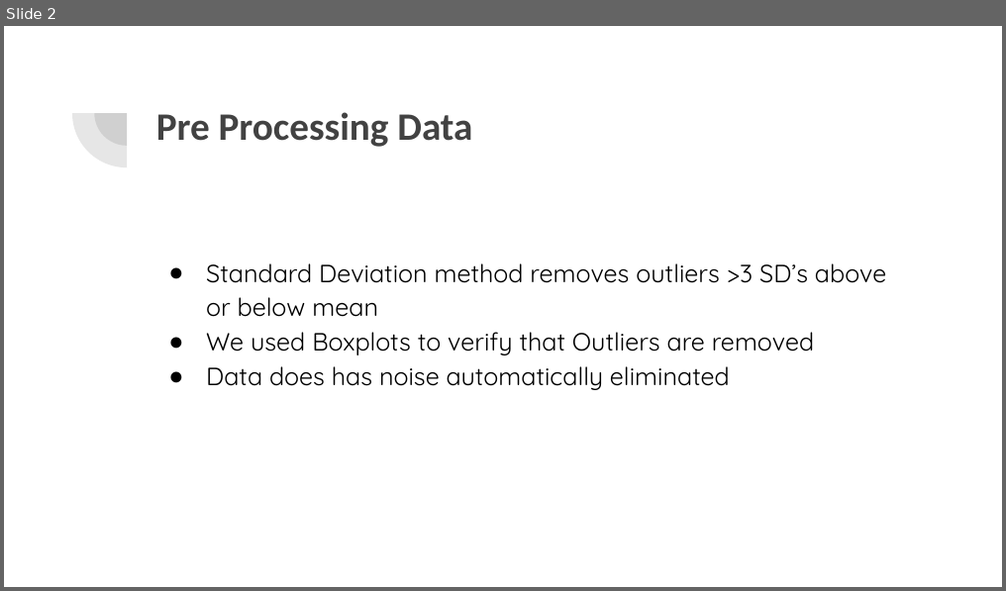
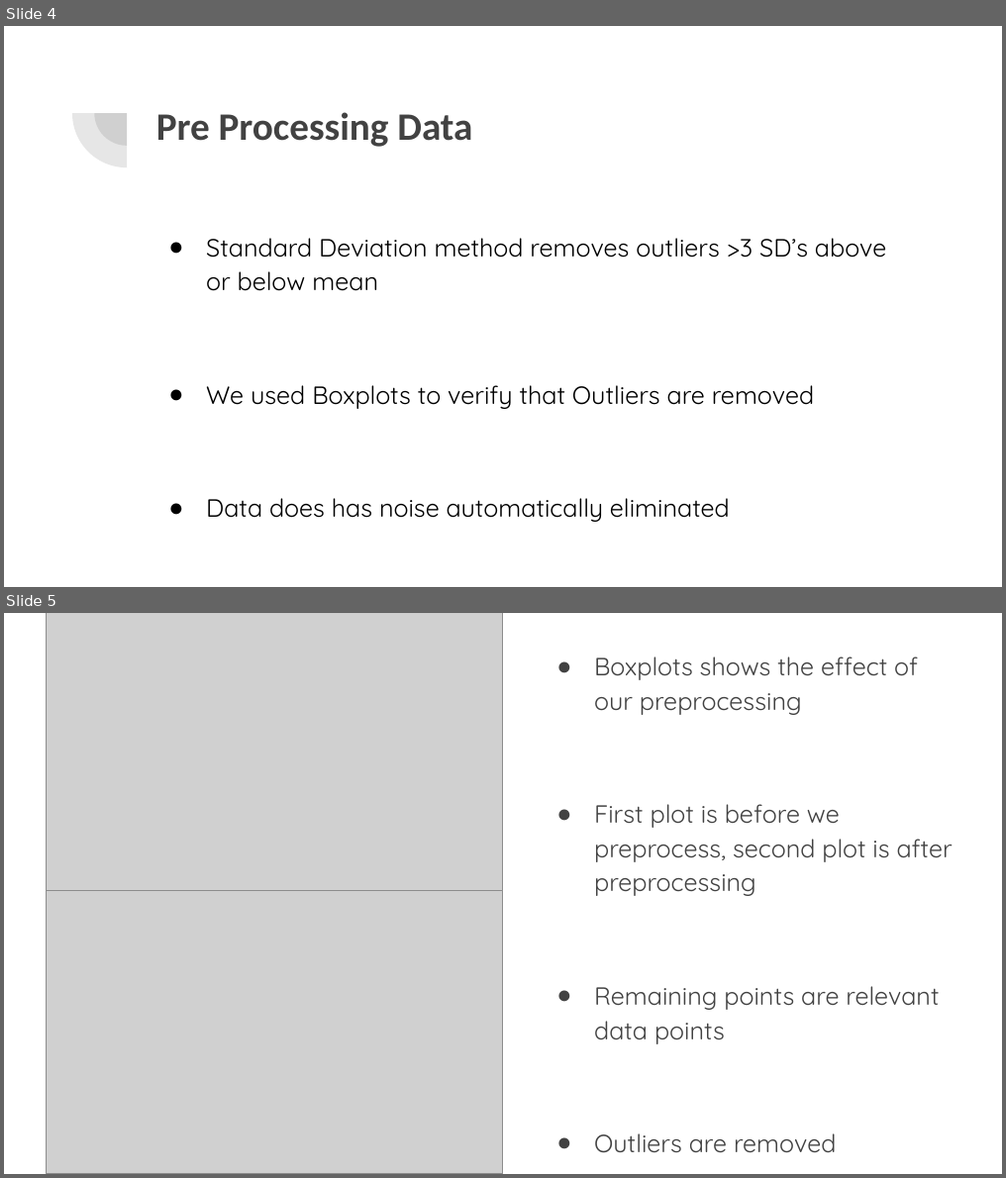
Before and after one commit to ewang24/dataMiningProject, a slide deck: Group Project_ Letter Data Mining.pptx. Shown one above the other, each under a label of ours: slide 2 before the commit, slides 4 and 5 after it. The pictures are 1006x591 and 1006x1178 pixels, drawn with LibreOffice and Linux fonts; fonts in the diff are those of the drawing; grey boxes stand for pictures. Boxes give left, top, right and bottom in pixels: in the first picture for what was removed or moved away, otherwise in the second. Text is boxed around its words. In the diff, an @@ line names an element or a change of style, - is before the commit and + after.

```diff
--- a/Group Project_ Letter Data Mining.pptx
+++ b/Group Project_ Letter Data Mining.pptx
@@ slide 5 added at (x1=4, y1=613, x2=1002, y2=1174), background #FFFFFF @@
@@ picture added at (x1=46, y1=613, x2=503, y2=897) @@
@@ text added at (x1=594, y1=657, x2=952, y2=1154), 18 pt, text #424242 @@
+● Boxplots shows the effect of our preprocessing
+● First plot is before we preprocess, second plot is after preprocessing
+● Remaining points are relevant data points
+● Outliers are removed
@@ picture added at (x1=46, y1=890, x2=503, y2=1174) @@
@@ what was slide 2 is now slide 4 @@
@@ slide 4 changed as well @@
@@ text "Standard Deviation method removes outliers ..." moved from (x1=206, y1=264, x2=886, y2=390) to (x1=206, y1=238, x2=886, y2=522) @@
@@ text at (x1=206, y1=238, x2=886, y2=409): more space between paragraphs @@
```
Also in this commit, not shown: 5 other slides changed, 11 other slides added, 1 slide removed, 4 other files.
